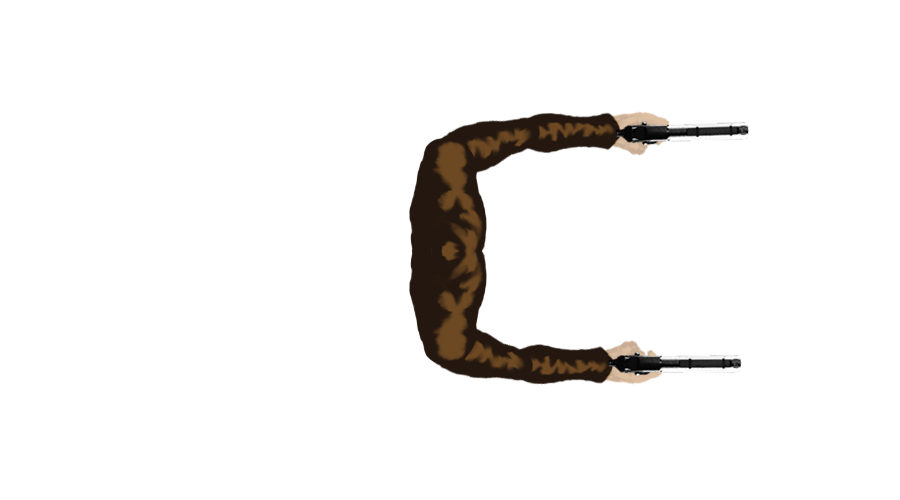
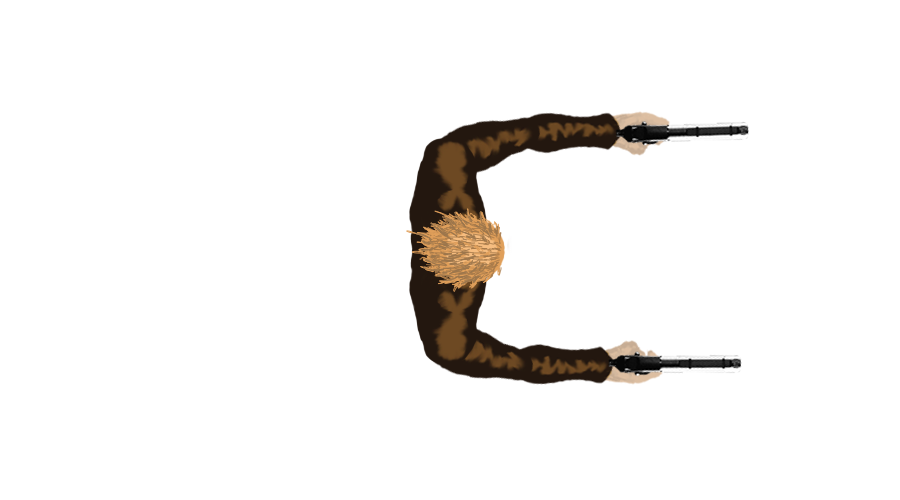
Before/after of a 900 x 500 layered artwork. What changed in the layer stack:
showed "head" over [406, 208, 511, 292]
